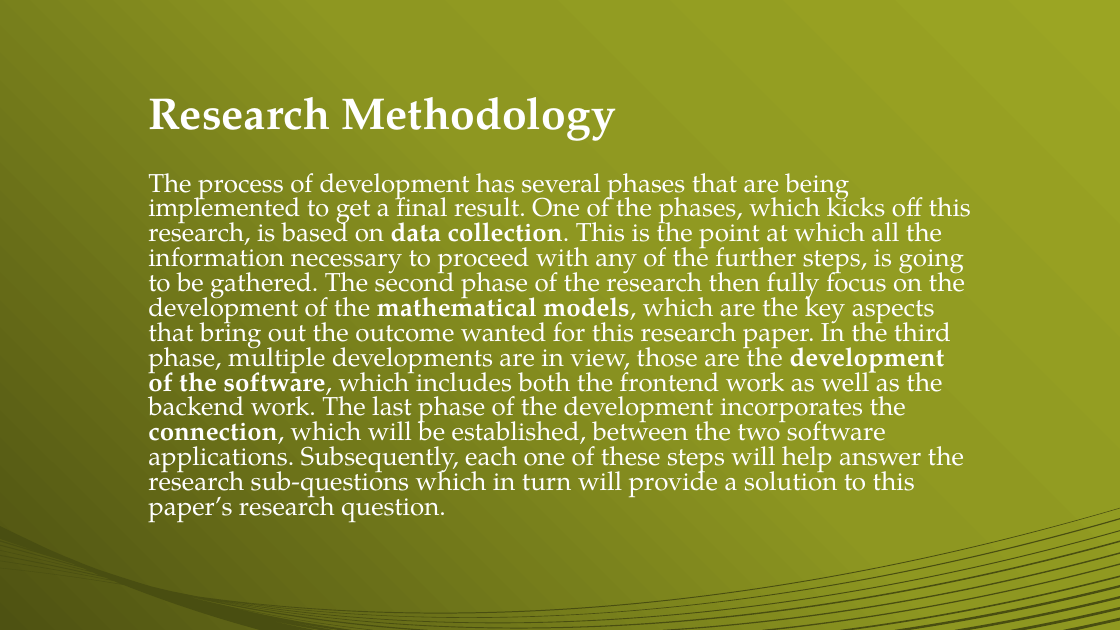
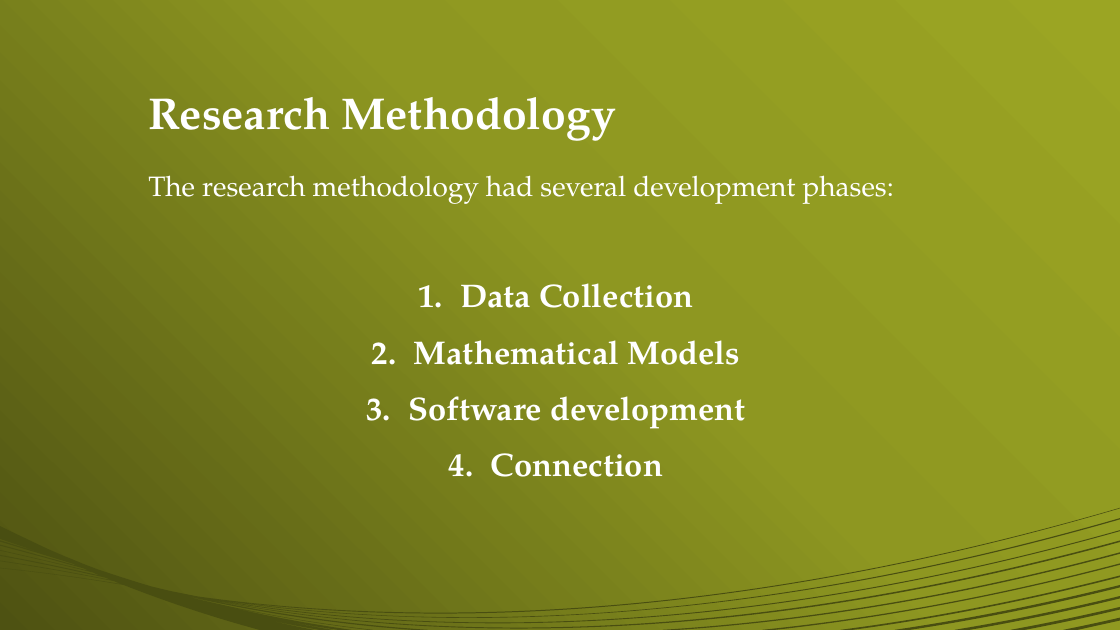
Before and after one commit to swatarianess/Project-App-Development, a slide deck: slide 8 of Presentation/AppPresentation.pptx (slide 5 before the commit). Drawn at 1120x630 pixels with LibreOffice and Linux fonts; fonts in the diff are those of the drawing. Boxes give left, top, right and bottom in pixels: in the first picture for what was removed or moved away, otherwise in the second. Text is boxed around its words. In the diff, an @@ line names an element or a change of style, - is before the commit and + after.

```diff
--- a/Presentation/AppPresentation.pptx
+++ b/Presentation/AppPresentation.pptx
@@ text at box(148, 175, 894, 477): text changed; size 22.2 to 28 pt; bold on @@
-The process of development has several phases that are being implemented to get a final result. One of the phases, which kicks off this research, is based on data collection. This is the point at which all the information necessary to proceed with any of the further steps, is going to be gathered. The second phase of the research then fully focus on the development of the mathematical models, which are the key aspects that bring out the outcome wanted for this research paper. In the third phase, multiple developments are in view, those are the development of the software, which includes both the frontend work as well as the backend work. The last phase of the development incorporates the connection, which will be established, between the two software applications. Subsequently, each one of these steps will help answer the research sub-questions which in turn will provide a solution to this paper’s research question.
+The research methodology had several development phases:
+1. Data Collection
+2. Mathematical Models
+3. Software development
+4. Connection
```
Also in this commit, not shown: 6 other slides changed, 4 slides added, 1 slide removed, 1 other file.
